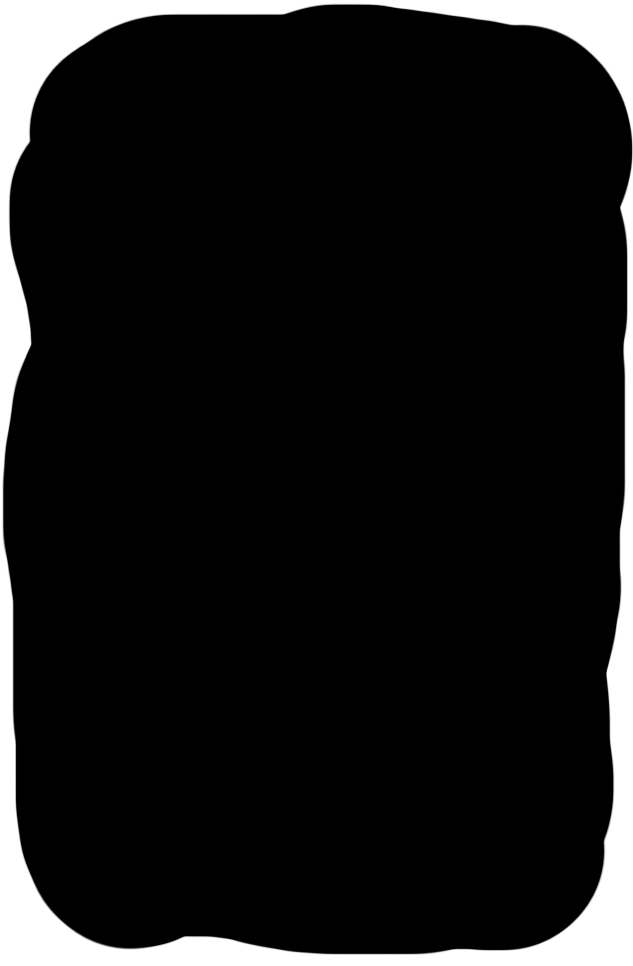
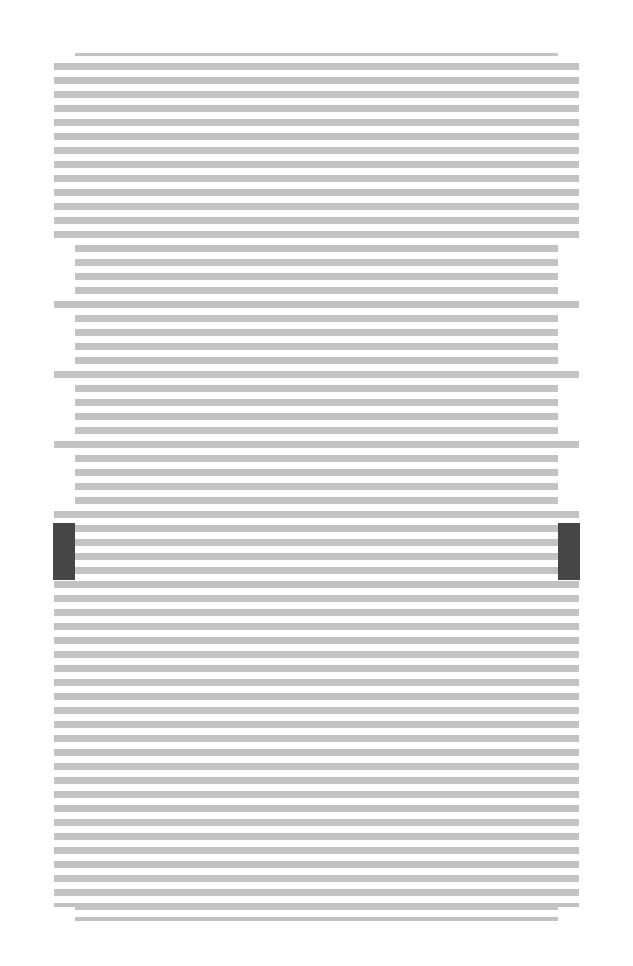
Two versions of the same layered image (633x966). Layer-by-layer changes:
added layer "Layer 4" above "Group 1 copy" over (33, 45, 600, 921)
added layer "Group 1 copy" above "Group 1 copy 2" over (558, 45, 600, 921)
added layer "Group 1 copy 2" above "overlaay" over (33, 49, 75, 921)
added layer "overlaay" (multiply, 15%) above "Group 1" over (48, 53, 585, 921)
renamed "Layer 6" to "Layer 1 copy 4", moved it into group "Group 1", painted on it over (2, 3, 633, 955)
